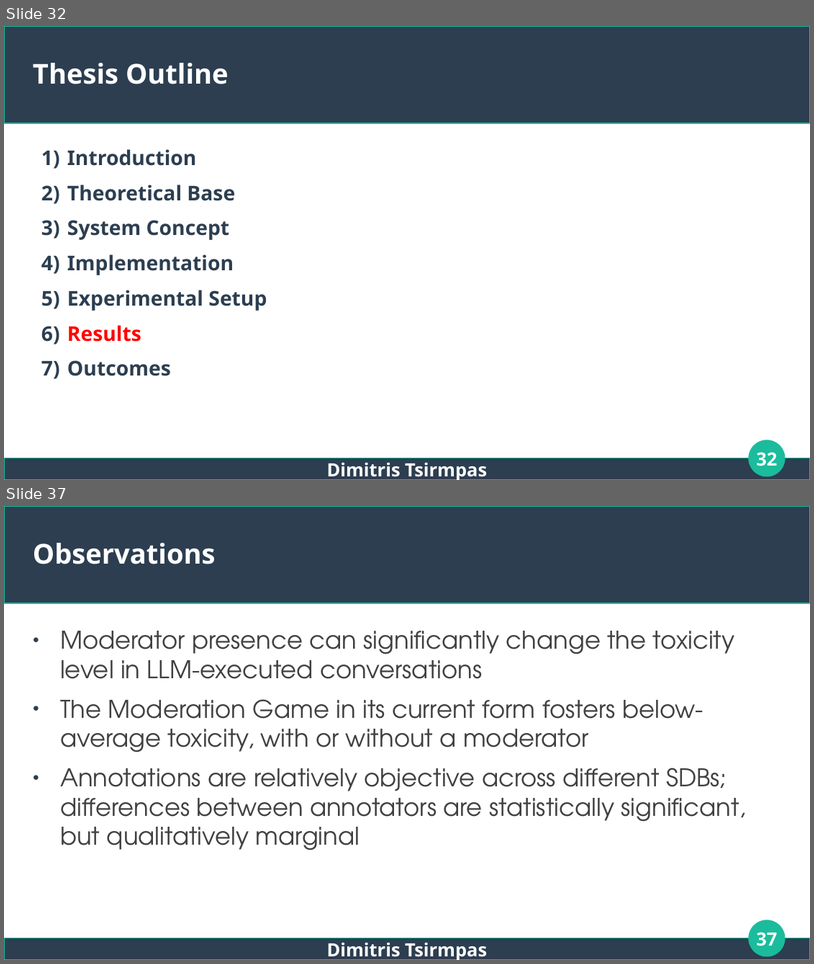
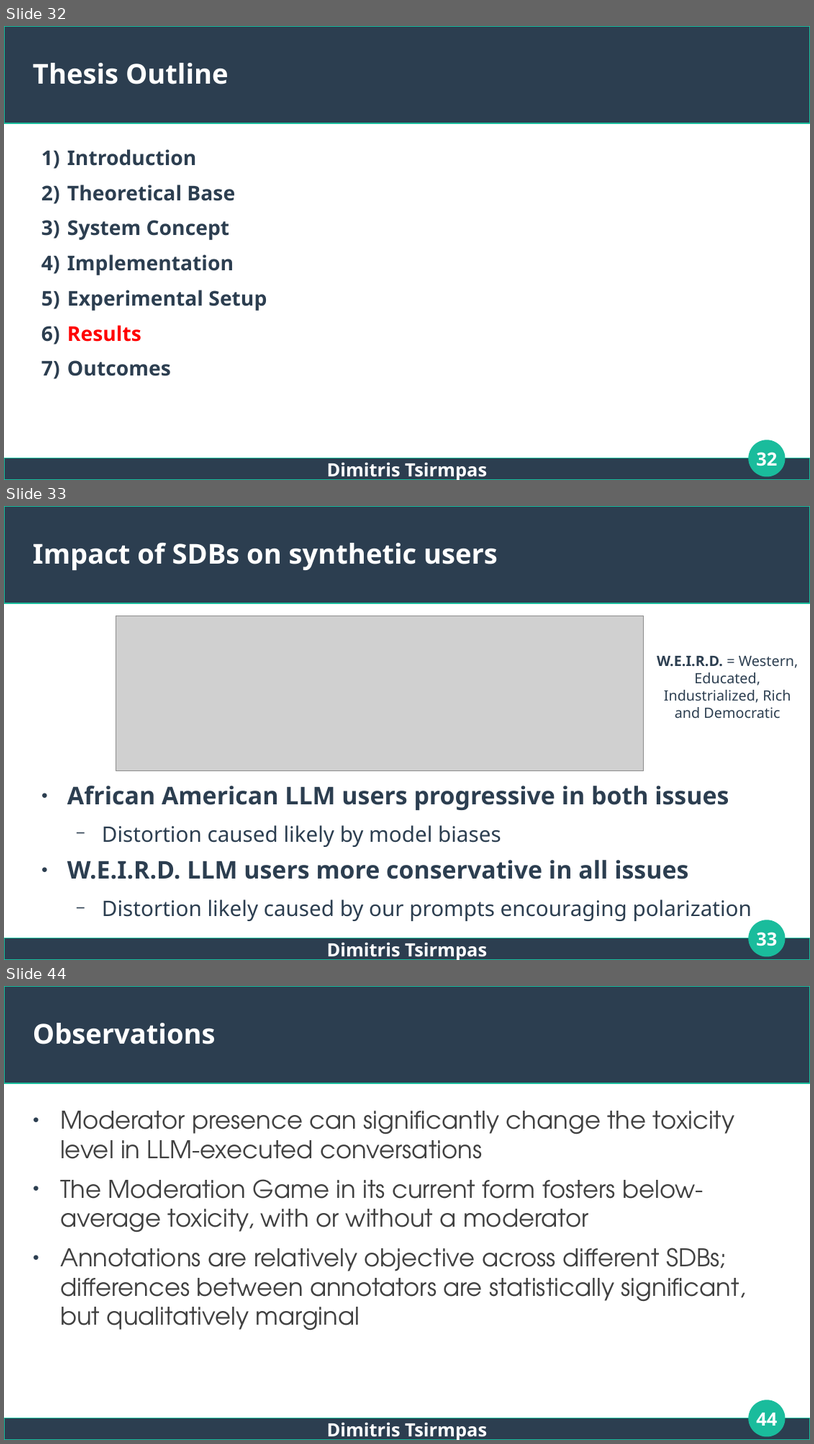
Before and after one commit to dimits-ts/llm_moderation_research, a slide deck: presentations/thesis.odp. Shown one above the other, each under a label of ours: slides 32 and 37 before the commit, slides 32, 33 and 44 after it; the slides between them are not shown. The pictures are 814x964 and 814x1444 pixels, drawn with LibreOffice and Linux fonts; fonts in the diff are those of the drawing; grey boxes stand for pictures. Boxes give left, top, right and bottom in pixels: in the first picture for what was removed or moved away, otherwise in the second. Text is boxed around its words. In the diff, an @@ line names an element or a change of style, - is before the commit and + after.

```diff
--- a/presentations/thesis.odp
+++ b/presentations/thesis.odp
@@ slide 33 added at box(4, 506, 810, 960), background #FFFFFF; not listed: 3 template elements that a slide beside it also shows @@
@@ title added at box(33, 543, 498, 570), 27 pt, text #FFFFFF, bold @@
+Impact of SDBs on synthetic users
@@ picture added at box(116, 615, 644, 771) @@
@@ text added at box(657, 656, 799, 718), 14 pt, text #2C3E50 @@
+W.E.I.R.D. = Western, Educated, Industrialized, Rich and Democratic
@@ text added at box(67, 785, 752, 921), 21 pt, text #2C3E50 @@
+● African American LLM users progressive in both issues
+  − Distortion caused likely by model biases
+● W.E.I.R.D. LLM users more conservative in all issues
+  − Distortion likely caused by our prompts encouraging polarization
@@ page number added at box(756, 932, 777, 946), 18 pt, text #FFFFFF, bold @@
+33
@@ text added at box(327, 942, 487, 960), 18 pt, text #FFFFFF, bold @@
+Dimitris Tsirmpas
@@ what was slide 37 is now slide 44 @@
@@ page number at box(756, 1412, 777, 1425): text changed @@
-37
+44
```
Also in this commit, not shown: 4 slides changed, 7 other slides added.
